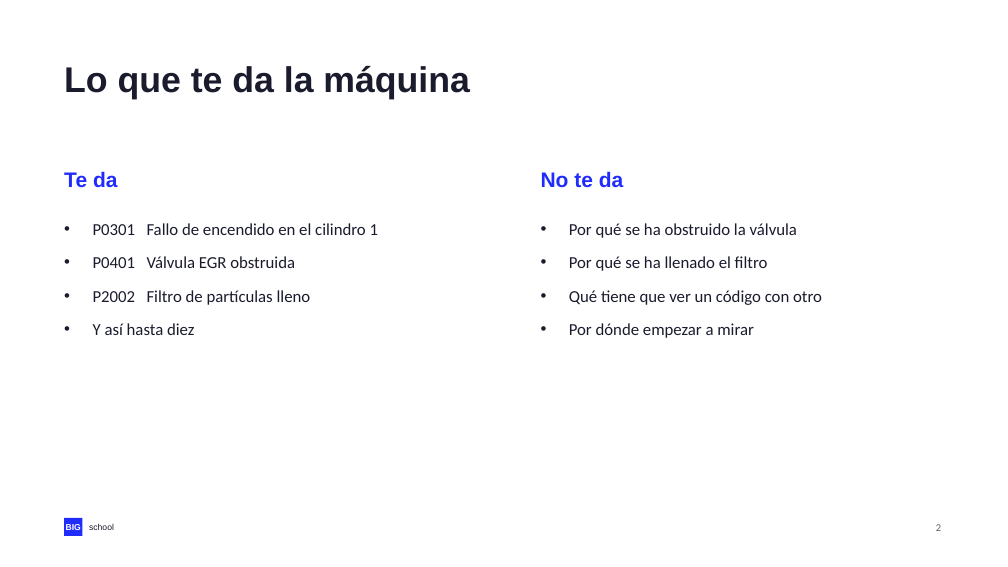
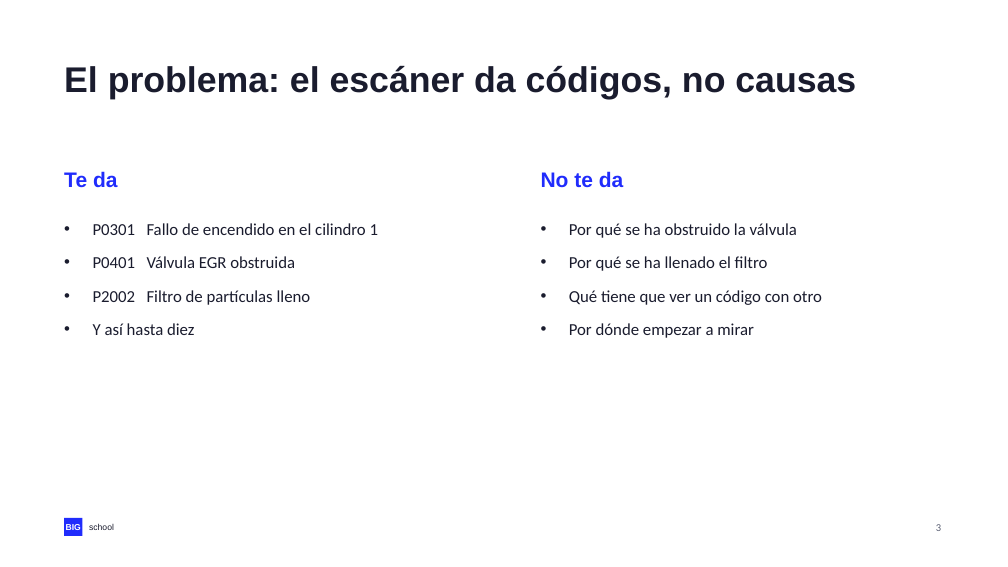
Before and after one commit to NovilloQuinta/intelligent-automotive-diagnostics, a slide deck: slide 3 of docs/presentacion/tfm-intelligent-automotive-diagnostics.pptx (slide 2 before the commit). Drawn at 1008x567 pixels with LibreOffice and Linux fonts; fonts in the diff are those of the drawing. Boxes give left, top, right and bottom in pixels: in the first picture for what was removed or moved away, otherwise in the second. Text is boxed around its words. In the diff, an @@ line names an element or a change of style, - is before the commit and + after.

```diff
--- a/docs/presentacion/tfm-intelligent-automotive-diagnostics.pptx
+++ b/docs/presentacion/tfm-intelligent-automotive-diagnostics.pptx
@@ text at <box>64,66,856,99</box>: text changed @@
-Lo que te da la máquina
+El problema: el escáner da códigos, no causas
```
Also in this commit, not shown: 15 other slides changed, 1 slide added, 3 other files.
